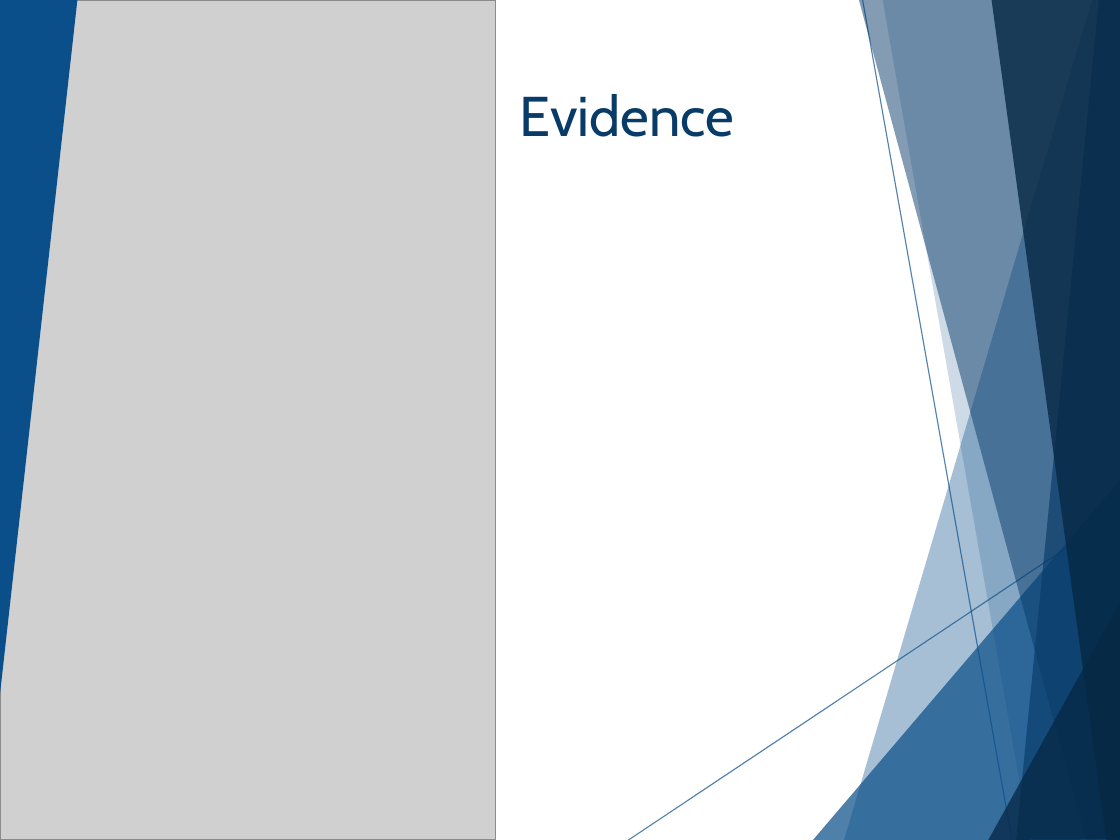
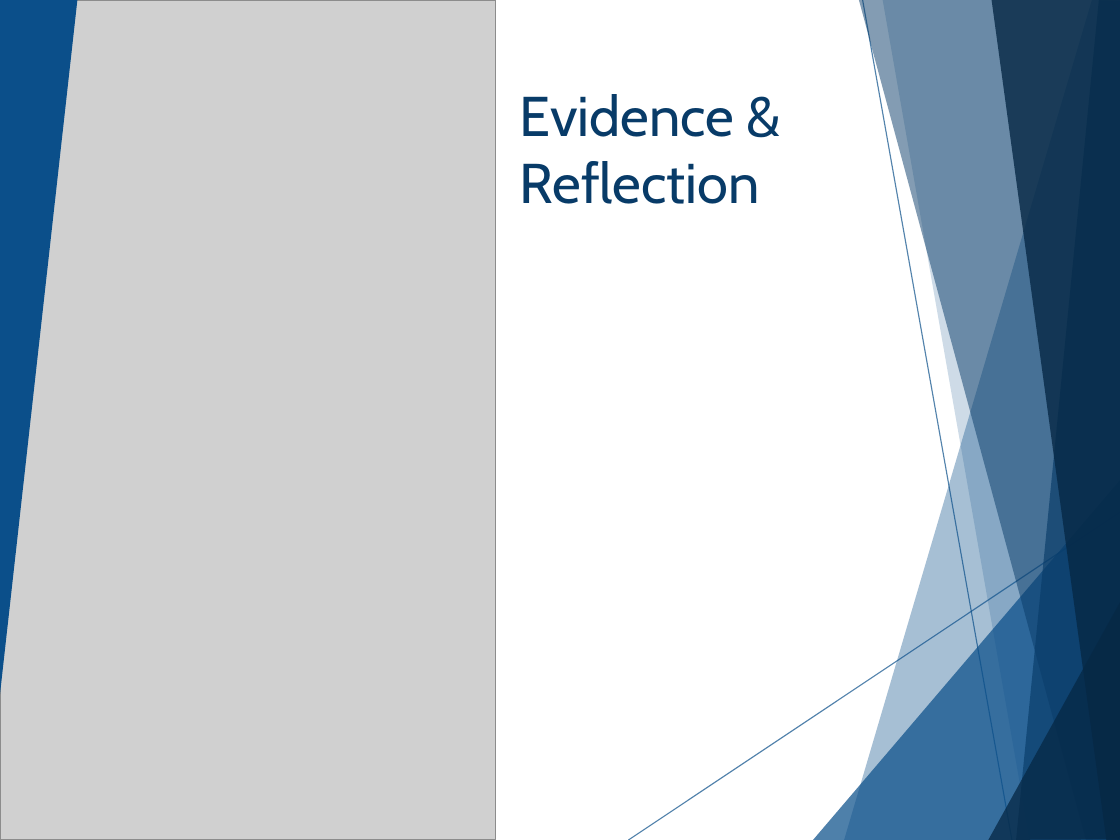
Before and after one commit to cashmy/AAISE_Details, a slide deck: slide 12 of 10-152-118_Web_Development_Foundations/Slide_Decks/W0ND02_Lecture_Slides.pptx (slide 11 before the commit). Drawn at 1120x840 pixels with LibreOffice and Linux fonts; fonts in the diff are those of the drawing; grey boxes stand for pictures; background and template pictures are left out. Boxes give left, top, right and bottom in pixels: in the first picture for what was removed or moved away, otherwise in the second. Text is boxed around its words. In the diff, an @@ line names an element or a change of style, - is before the commit and + after.

```diff
--- a/10-152-118_Web_Development_Foundations/Slide_Decks/W0ND02_Lecture_Slides.pptx
+++ b/10-152-118_Web_Development_Foundations/Slide_Decks/W0ND02_Lecture_Slides.pptx
@@ title at (520, 94, 760, 204): text changed @@
-Evidence
+Evidence & Reflection
```
Also in this commit, not shown: 1 other slide changed, 1 slide added, 32 other files.
